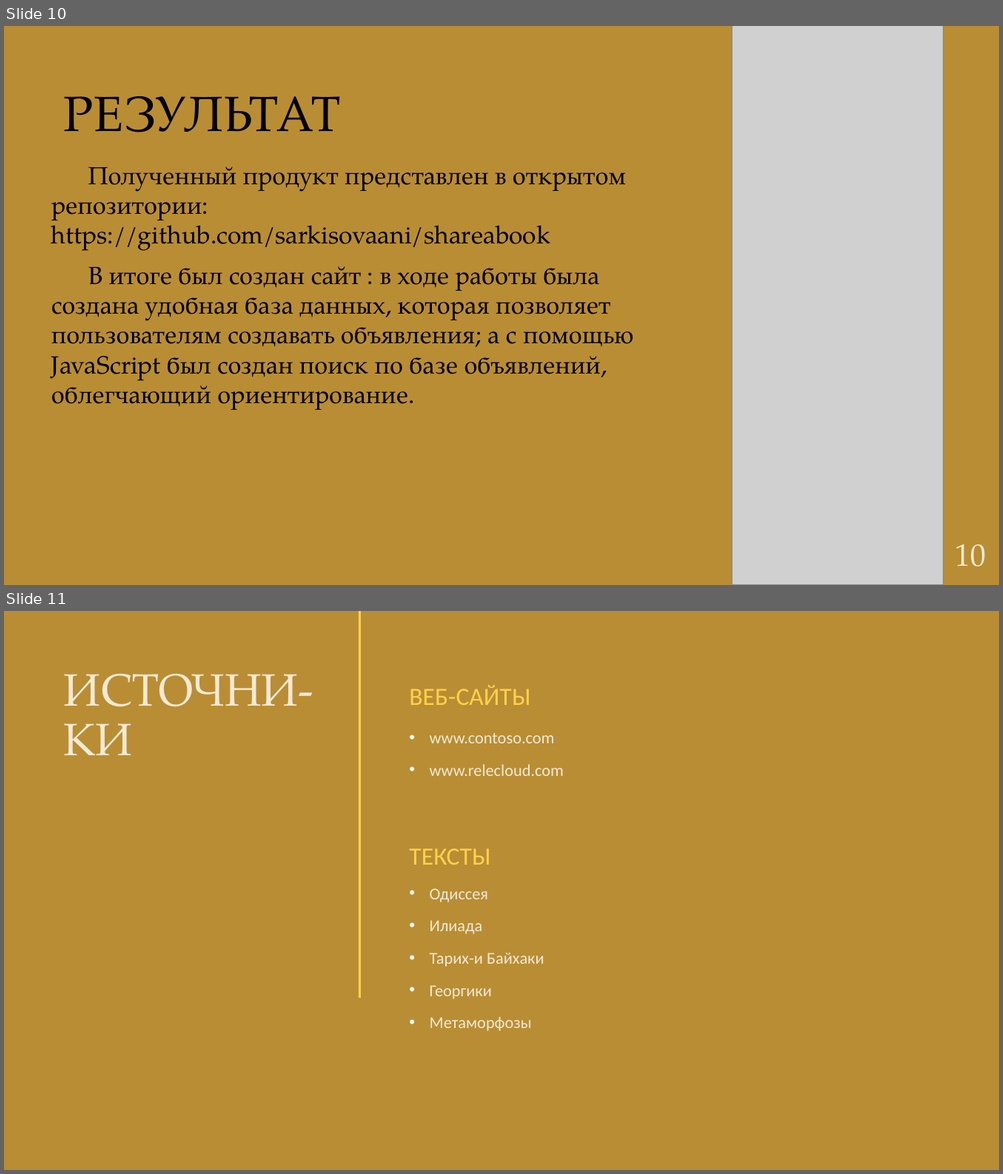
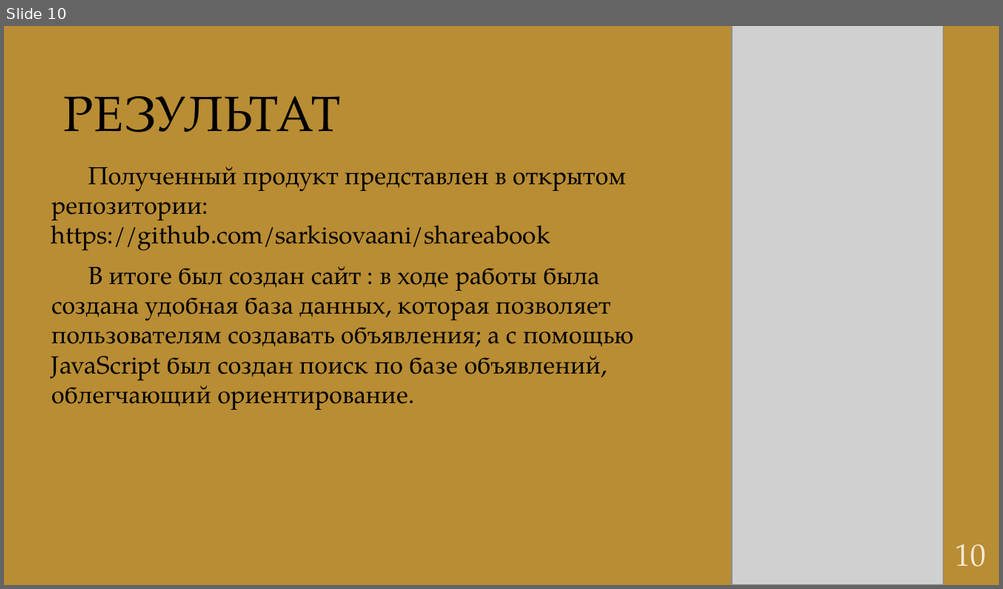
Before and after one commit to sarkisovaani/shareabook, a slide deck: SHAREABOOK ПРЕЗА.pptx. Shown one above the other, each under a label of ours: slides 10 and 11 before the commit, slide 10 after it. The pictures are 1003x1174 and 1003x589 pixels, drawn with LibreOffice and Linux fonts; fonts in the diff are those of the drawing; grey boxes stand for pictures; background and template pictures are left out. Boxes give left, top, right and bottom in pixels: in the first picture for what was removed or moved away, otherwise in the second. Text is boxed around its words. In the diff, an @@ line names an element or a change of style, - is before the commit and + after.

```diff
--- a/SHAREABOOK ПРЕЗА.pptx
+++ b/SHAREABOOK ПРЕЗА.pptx
@@ slide 11 removed at (4, 611, 999, 1170), background picture (left out) @@
@@ rectangle removed at (358, 611, 361, 998) @@
@@ title removed at (64, 674, 299, 755) @@
-ИСТОЧНИ-КИ
@@ text removed at (409, 685, 530, 705) @@
-ВЕБ-САЙТЫ
@@ text removed at (430, 733, 563, 776) @@
-• www.contoso.com
-• www.relecloud.com
@@ text removed at (409, 849, 490, 865) @@
-ТЕКСТЫ
@@ text removed at (430, 889, 544, 1031) @@
-• Одиссея
-• Илиада
-• Тарих-и Байхаки
-• Георгики
-• Метаморфозы
```
Also in this commit, not shown: 1 slide changed, 1 slide added.
